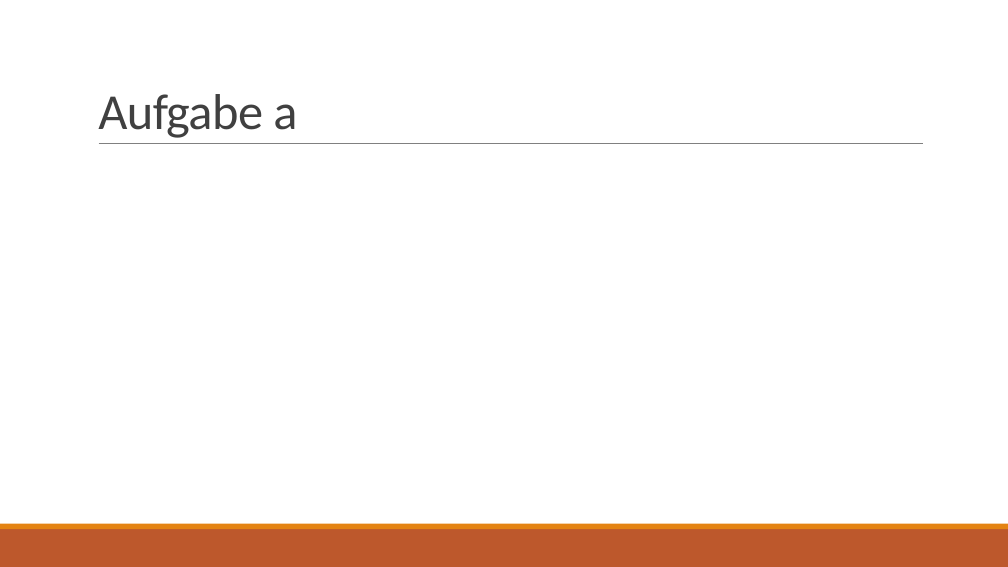
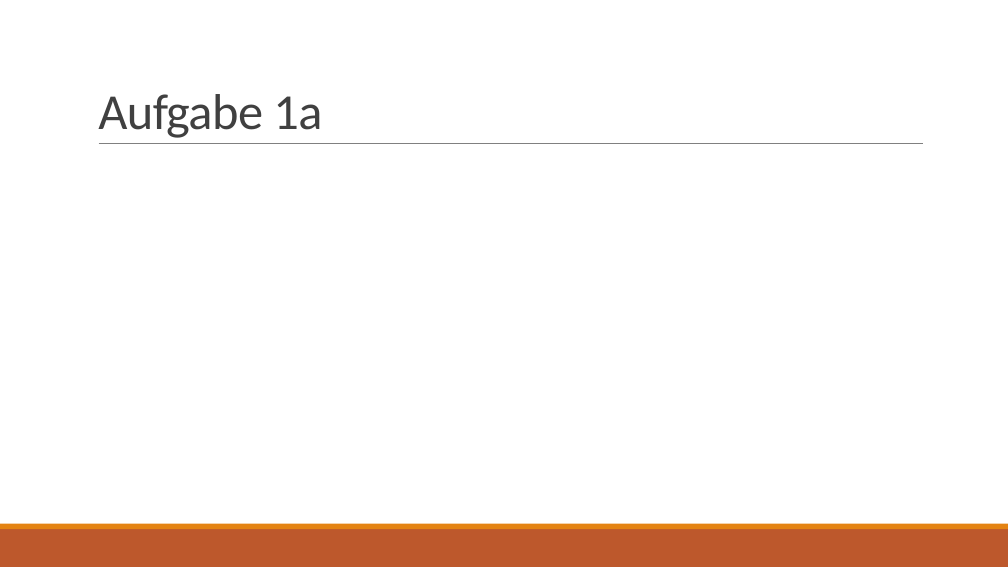
Before and after one commit to SOAS-Uni-Augsburg/ws16-17-group-19, a slide deck: slide 3 of Blatt-10/Übungsblatt10.1.pptx. Drawn at 1008x567 pixels with LibreOffice and Linux fonts; fonts in the diff are those of the drawing; grey boxes stand for pictures. Boxes give left, top, right and bottom in pixels: in the first picture for what was removed or moved away, otherwise in the second. Text is boxed around its words. In the diff, an @@ line names an element or a change of style, - is before the commit and + after.

Commit message:
Ausbesserung Aufgaben a und b

```diff
--- a/Blatt-10/Übungsblatt10.1.pptx
+++ b/Blatt-10/Übungsblatt10.1.pptx
@@ title at (98, 94, 322, 138): text changed @@
-Aufgabe a
+Aufgabe 1a
```
Also in this commit, not shown: 2 other slides changed, 2 slides added, 1 slide removed, 1 other file.
